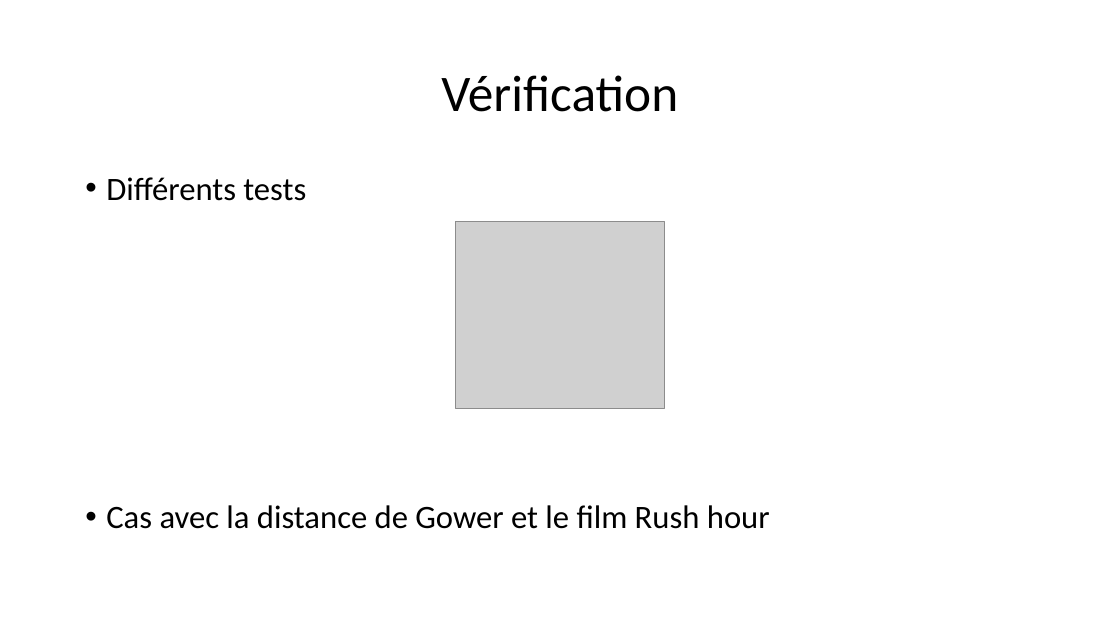
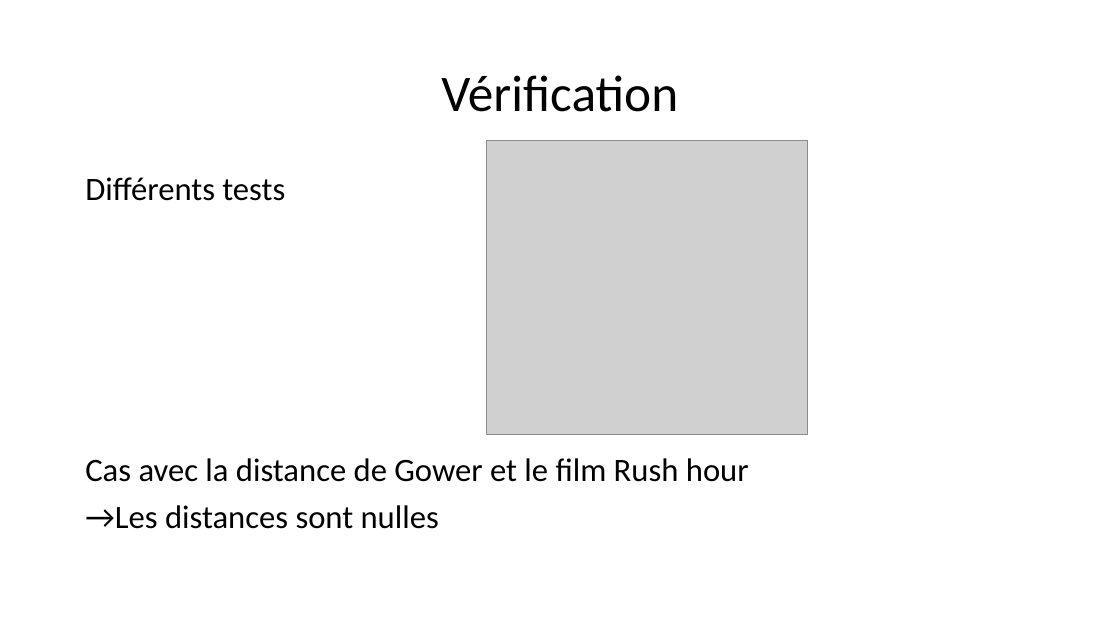
Before and after one commit to morganscao/Projet3, a slide deck: slide 31 of Rapport/Moteur de recommandations de films.pptx (slide 32 before the commit). Drawn at 1120x630 pixels with LibreOffice and Linux fonts; fonts in the diff are those of the drawing; grey boxes stand for pictures. Boxes give left, top, right and bottom in pixels: in the first picture for what was removed or moved away, otherwise in the second. Text is boxed around its words. In the diff, an @@ line names an element or a change of style, - is before the commit and + after.

```diff
--- a/Rapport/Moteur de recommandations de films.pptx
+++ b/Rapport/Moteur de recommandations de films.pptx
@@ picture added at bbox=[486, 141, 807, 435] @@
@@ text at bbox=[85, 177, 749, 482]: bullet • to none @@
@@ picture removed at bbox=[456, 222, 665, 409] @@
@@ text at bbox=[85, 505, 439, 529]: paragraph added @@
+→Les distances sont nulles
```
Also in this commit, not shown: 8 other slides changed, 1 slide added, 2 slides removed, 1 other file.
